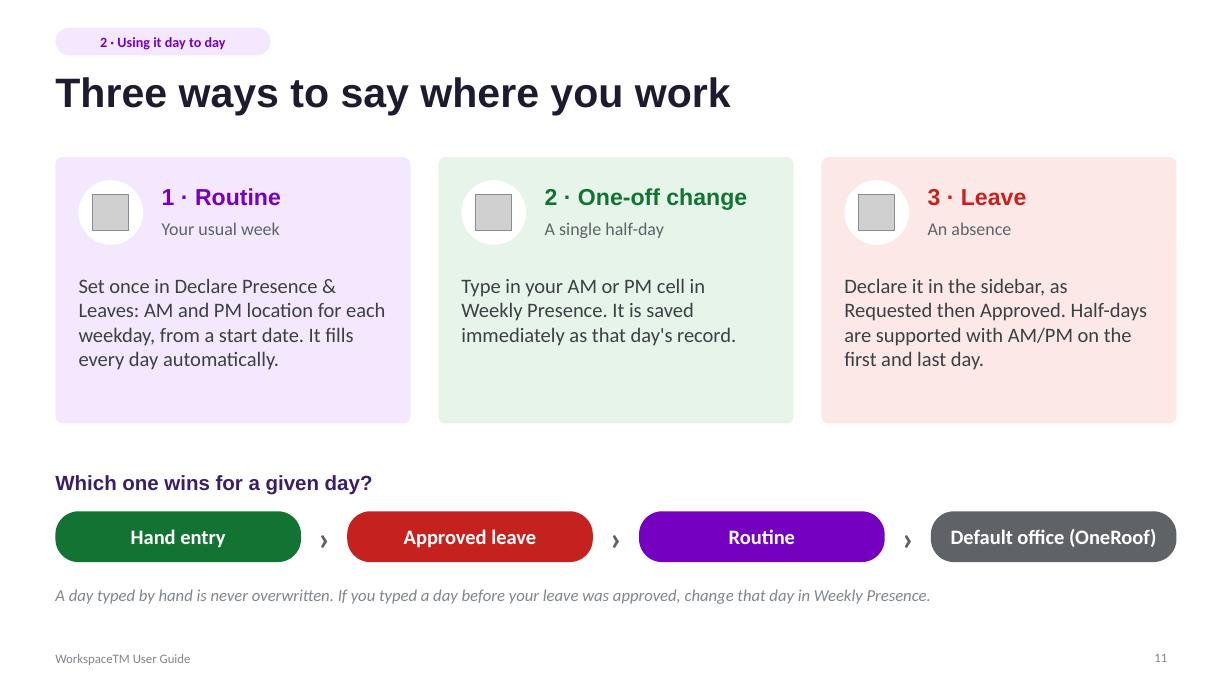
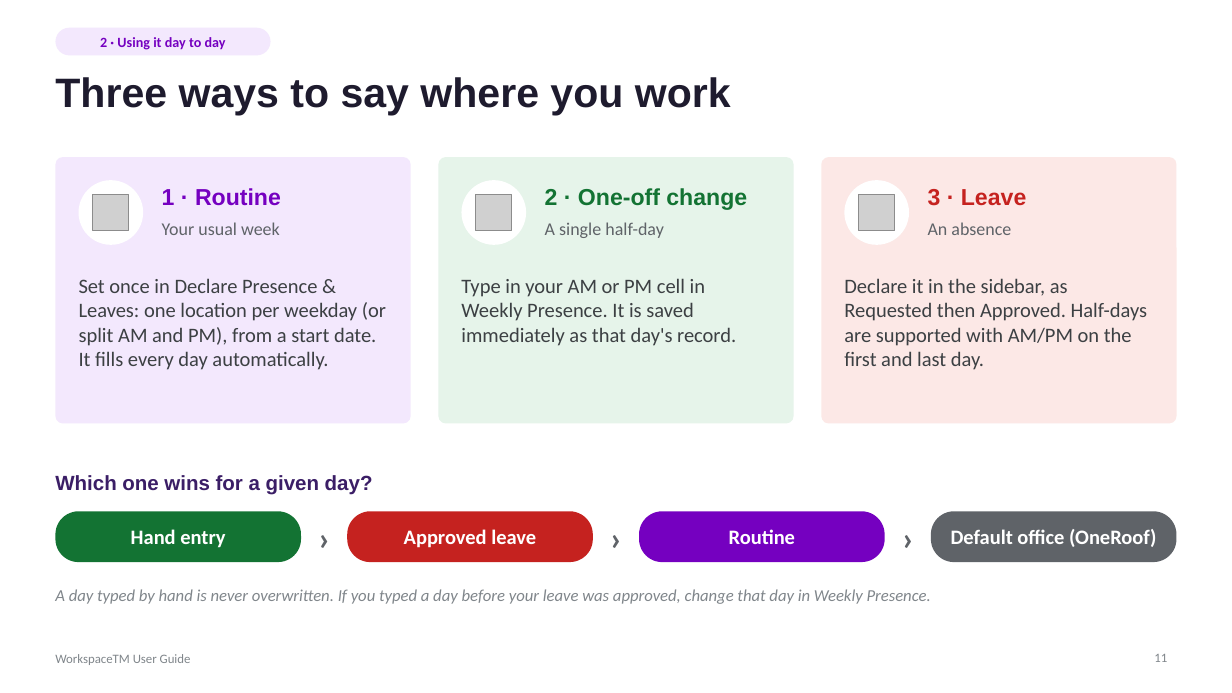
Before and after one commit to hugoglvs/WorkspaceTM, a slide deck: slide 11 of docs/WorkspaceTM User Guide.pptx. Drawn at 1232x693 pixels with LibreOffice and Linux fonts; fonts in the diff are those of the drawing; grey boxes stand for pictures. Boxes give left, top, right and bottom in pixels: in the first picture for what was removed or moved away, otherwise in the second. Text is boxed around its words. In the diff, an @@ line names an element or a change of style, - is before the commit and + after.

```diff
--- a/docs/WorkspaceTM User Guide.pptx
+++ b/docs/WorkspaceTM User Guide.pptx
@@ text at (79,278,386,370): text changed @@
-Set once in Declare Presence & Leaves: AM and PM location for each weekday, from a start date. It fills every day automatically.
+Set once in Declare Presence & Leaves: one location per weekday (or split AM and PM), from a start date. It fills every day automatically.
```
Also in this commit, not shown: 1 other slide changed, 4 other files.
